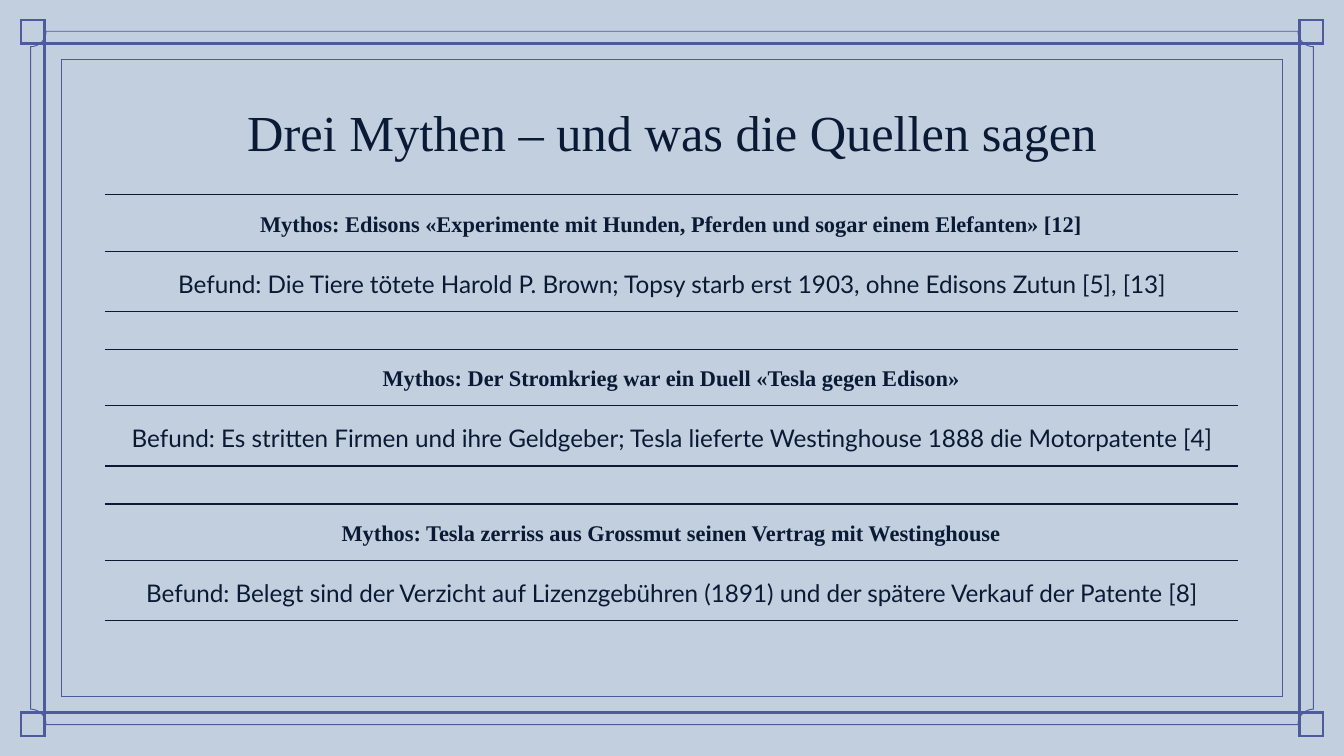
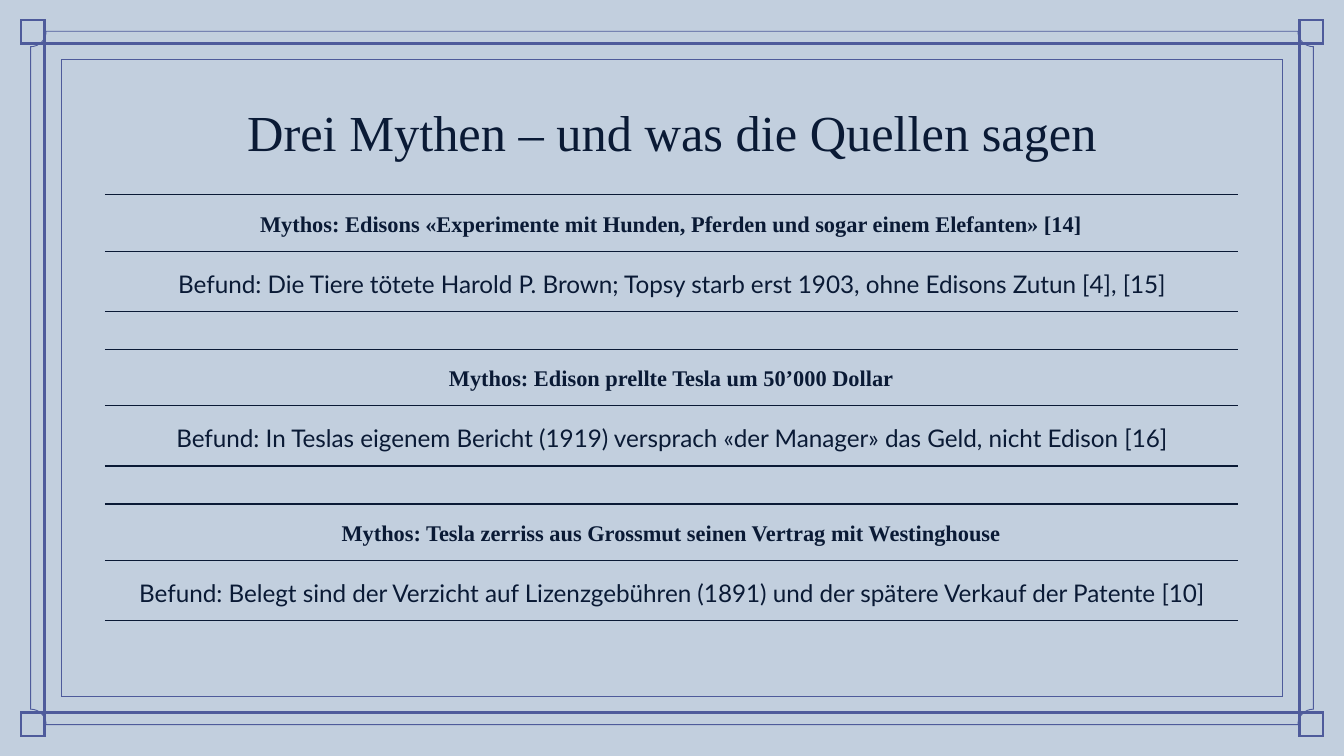
Before and after one commit to simonbruder-hub/Edison_vs_Westinghouse, a slide deck: slide 14 of abgabe/Praesentation_Stromkrieg_Bruder.pptx (slide 13 before the commit). Drawn at 1344x756 pixels with LibreOffice and Linux fonts; fonts in the diff are those of the drawing; background and template pictures are left out. Boxes give left, top, right and bottom in pixels: in the first picture for what was removed or moved away, otherwise in the second. Text is boxed around its words. In the diff, an @@ line names an element or a change of style, - is before the commit and + after.

```diff
--- a/abgabe/Praesentation_Stromkrieg_Bruder.pptx
+++ b/abgabe/Praesentation_Stromkrieg_Bruder.pptx
@@ table at [105, 195, 1238, 308] @@
-row 1, column 1: Mythos: Edisons «Experimente mit Hunden, Pferden und sogar einem Elefanten» [12]
+row 1, column 1: Mythos: Edisons «Experimente mit Hunden, Pferden und sogar einem Elefanten» [14]
-row 2, column 1: Befund: Die Tiere tötete Harold P. Brown; Topsy starb erst 1903, ohne Edisons Zutun [5], [13]
+row 2, column 1: Befund: Die Tiere tötete Harold P. Brown; Topsy starb erst 1903, ohne Edisons Zutun [4], [15]
@@ table at [105, 349, 1238, 462] @@
-row 1, column 1: Mythos: Der Stromkrieg war ein Duell «Tesla gegen Edison»
+row 1, column 1: Mythos: Edison prellte Tesla um 50’000 Dollar
-row 2, column 1: Befund: Es stritten Firmen und ihre Geldgeber; Tesla lieferte Westinghouse 1888 die Motorpatente [4]
+row 2, column 1: Befund: In Teslas eigenem Bericht (1919) versprach «der Manager» das Geld, nicht Edison [16]
@@ table at [105, 504, 1238, 617] @@
-row 2, column 1: Befund: Belegt sind der Verzicht auf Lizenzgebühren (1891) und der spätere Verkauf der Patente [8]
+row 2, column 1: Befund: Belegt sind der Verzicht auf Lizenzgebühren (1891) und der spätere Verkauf der Patente [10]
```
Also in this commit, not shown: 18 other slides changed, 1 slide added, 13 other files.
